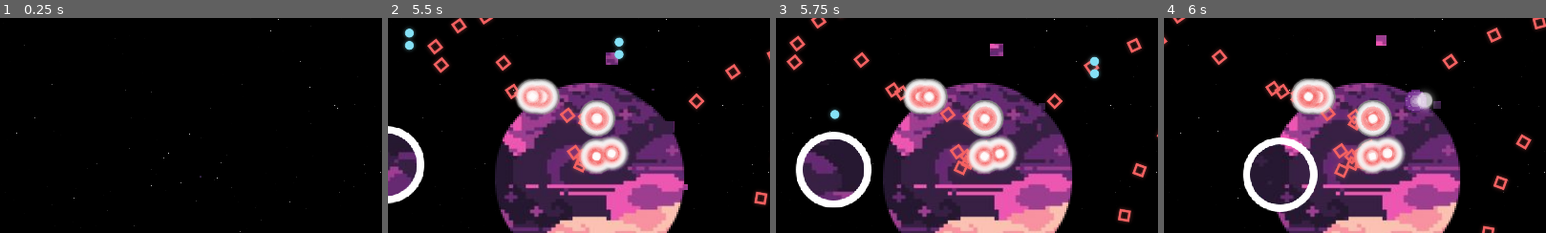
Above: before the commit, frames 1-4 (left to right).
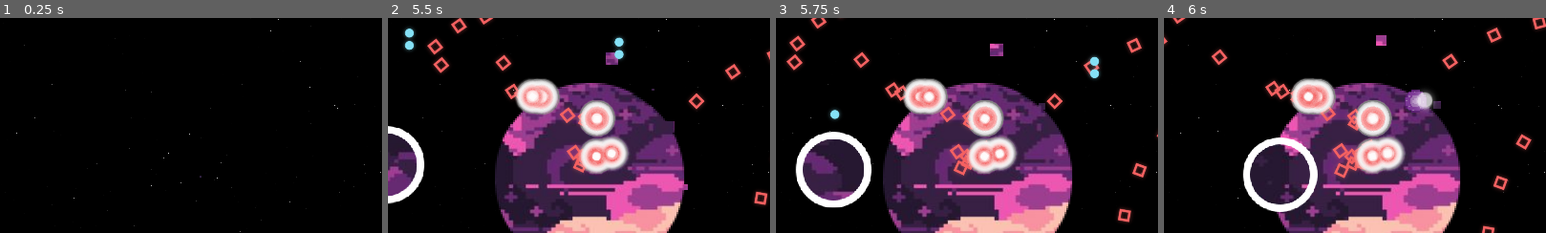
Above: after the commit, the same moments.

Repository: SAM2WOW/ProjectDanmaku
Game: Godot game, scene res://scenes/Main.tscn
Two runs of this game, one before a commit and one after it. Both use one fixed random seed, a clock stepped at 60 frames per second and the inputs below. The engine's default icon, where the game draws it, is replaced by a stand-in: a white triangle on a blue panel in a dark square.
Inputs (mouse positions are % of the whole screen's width and height, from its top left):
- Up to frame 1 (0.25 s): no input
- Up to frame 2 (5.5 s): tap Enter at 0.5 s; move the mouse to (45, 70) at 0.52 s; hold Shift (holding_shift) 0.53-1.28 s; hold W (move_up) 0.53-2.03 s; click (45, 70) at 0.67 s; move the mouse to (80, 65) at 1.27 s; click (80, 65) at 1.35 s; move the mouse to (20, 35) at 2.02 s; hold Shift (holding_shift) 2.03-2.78 s; hold A (move_left) 2.03-3.53 s; move the mouse to (55, 50) at 2.77 s; click (55, 50) at 2.85 s; move the mouse to (35, 25) at 3.52 s; hold S (move_down) 3.53-4.28 s; hold Shift (holding_shift) 3.53-4.28 s; move the mouse to (72, 45) at 4.27 s; hold D (move_right) 4.28-5.03 s; click (72, 45) at 4.35 s; move the mouse to (30, 55) at 5.02 s; hold W (move_up) from 5.03 s (still down); hold Shift (holding_shift) from 5.03 s (still down); click (30, 55) at 5.17 s
- Up to frame 3 (5.75 s): keep holding W (move_up); keep holding Shift (holding_shift)
- Up to frame 4 (6 s): move the mouse to (60, 28) at 5.77 s; release W (move_up) at 5.78 s; release Shift (holding_shift) at 5.78 s; hold D (move_right) from 5.78 s (still down); click (60, 28) at 5.85 s
The pictures show only the part of the screen within x 24-74%, y 30-80%; the shares and areas given below are measured in that part.

Frames 1-3 are identical in both runs. In frame 4, 0.2% of the frame differs, in the area x 40-61%, y 33-67%.

Commit message:
3D Angel Implemented
Added individual frames of animation and imported them into animated sprite.
Also flipped the 3D Witch Sprite

Diff:
--- a/objects/characters/Boss.tscn
+++ b/objects/characters/Boss.tscn
@@ -1,9 +1,20 @@
-[gd_scene load_steps=18 format=2]
+[gd_scene load_steps=29 format=2]
 
 [ext_resource path="res://objects/characters/Boss.gd" type="Script" id=1]
 [ext_resource path="res://icon.png" type="Texture" id=2]
 [ext_resource path="res://arts/pixelArt/pixel_angel_boss.png" type="Texture" id=3]
 [ext_resource path="res://arts/abstrastArt/boss.png" type="Texture" id=4]
+[ext_resource path="res://arts/3D/Angel_Idle_009.png" type="Texture" id=5]
+[ext_resource path="res://arts/3D/Angel_Idle_011.png" type="Texture" id=6]
+[ext_resource path="res://arts/3D/Angel_Idle_002.png" type="Texture" id=7]
+[ext_resource path="res://arts/3D/Angel_Idle_001.png" type="Texture" id=8]
+[ext_resource path="res://arts/3D/Angel_Idle_005.png" type="Texture" id=9]
+[ext_resource path="res://arts/3D/Angel_Idle_003.png" type="Texture" id=10]
+[ext_resource path="res://arts/3D/Angel_Idle_008.png" type="Texture" id=11]
+[ext_resource path="res://arts/3D/Angel_Idle_006.png" type="Texture" id=12]
+[ext_resource path="res://arts/3D/Angel_Idle_010.png" type="Texture" id=13]
+[ext_resource path="res://arts/3D/Angel_Idle_004.png" type="Texture" id=14]
+[ext_resource path="res://arts/3D/Angel_Idle_007.png" type="Texture" id=15]
 
 [sub_resource type="Curve" id=7]
 _data = [ Vector2( 0, 0 ), 0.0, 3.63099, 0, 0, Vector2( 0.519802, 1 ), 0.0, 0.0, 0, 0, Vector2( 0.886139, 1 ), 0.0, 0.0, 0, 0, Vector2( 1, 0 ), -19.5114, 0.0, 0, 0 ]
@@ -50,6 +61,11 @@
 
 [sub_resource type="SpriteFrames" id=18]
 animations = [ {
+"frames": [ ExtResource( 8 ), ExtResource( 7 ), ExtResource( 10 ), ExtResource( 14 ), ExtResource( 9 ), ExtResource( 12 ), ExtResource( 15 ), ExtResource( 11 ), ExtResource( 5 ), ExtResource( 13 ), ExtResource( 6 ) ],
+"loop": true,
+"name": "New Anim",
+"speed": 8.0
+}, {
 "frames": [ SubResource( 8 ), SubResource( 9 ), SubResource( 10 ), SubResource( 11 ), SubResource( 12 ), SubResource( 13 ), SubResource( 14 ), SubResource( 15 ), SubResource( 16 ), SubResource( 17 ) ],
 "loop": true,
 "name": "default",
@@ -85,17 +101,20 @@
 position = Vector2( 1, -2 )
 scale = Vector2( 4, 4 )
 frames = SubResource( 18 )
-frame = 5
+frame = 4
 playing = true
 
 [node name="Style2" type="Node2D" parent="."]
 visible = false
 
-[node name="Icon" type="Sprite" parent="Style2"]
-modulate = Color( 0.631373, 0.14902, 0.623529, 1 )
-position = Vector2( 1, 0 )
-scale = Vector2( 3, 3 )
-texture = ExtResource( 2 )
+[node name="AnimatedSprite" type="AnimatedSprite" parent="Style2"]
+position = Vector2( -18, -22 )
+scale = Vector2( 0.557017, 0.557017 )
+frames = SubResource( 18 )
+animation = "New Anim"
+frame = 10
+speed_scale = 0.75
+playing = true
 
 [node name="Style3" type="Node2D" parent="."]
 visible = false
--- a/objects/characters/Player.tscn
+++ b/objects/characters/Player.tscn
@@ -11,6 +11,7 @@
 [ext_resource path="res://sounds/AbstractBullet.wav" type="AudioStream" id=9]
 [ext_resource path="res://arts/ui/bosshealth.png" type="Texture" id=10]
 [ext_resource path="res://arts/abstrastArt/playercircle.png" type="Texture" id=11]
+[ext_resource path="res://arts/3D/Witch_3D_Flipped.png" type="Texture" id=12]
 
 [sub_resource type="Gradient" id=17]
 offsets = PoolRealArray( 0, 0.150838, 1 )
@@ -54,7 +55,7 @@
 
 [sub_resource type="SpriteFrames" id=15]
 animations = [ {
-"frames": [ ExtResource( 6 ) ],
+"frames": [ ExtResource( 12 ) ],
 "loop": true,
 "name": "default",
 "speed": 5.0
@@ -130,7 +131,6 @@
 position = Vector2( 0, -5 )
 scale = Vector2( 3, 3 )
 frames = SubResource( 8 )
-frame = 3
 speed_scale = 2.0
 playing = true
 script = ExtResource( 4 )
Binary file added: arts/3D/Angel_Gif.gif
Binary file added: arts/3D/Angel_Idle_001.png
Not shown, added: arts/3D/Angel_Idle_001.png.import
Binary file added: arts/3D/Angel_Idle_002.png
Not shown, added: arts/3D/Angel_Idle_002.png.import
Binary file added: arts/3D/Angel_Idle_003.png
Not shown, added: arts/3D/Angel_Idle_003.png.import
Binary file added: arts/3D/Angel_Idle_004.png
Not shown, added: arts/3D/Angel_Idle_004.png.import
Binary file added: arts/3D/Angel_Idle_005.png
Not shown, added: arts/3D/Angel_Idle_005.png.import
Binary file added: arts/3D/Angel_Idle_006.png
(and 15 more such lines)
